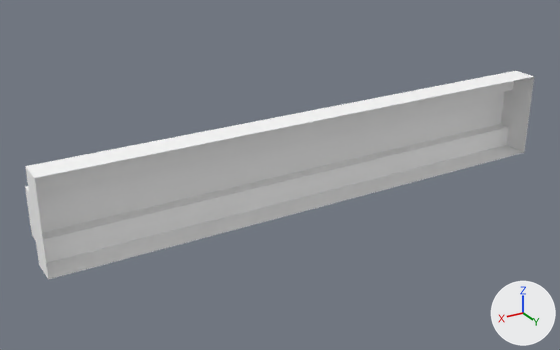
A saved change to the glTF model assets/synty/simple_fantasy_interiors/models/SM_Env_WallBeam_02.glb.
One viewpoint serves both versions: a 50 mm lens placed at (0.061, 0.0519, 0.0259), pointed at (0.0281, -0.0029, -0.0015). The lights are fixed; the arrows at lower right show +X, +Y and +Z.

The scene before the commit, as lines of its bpy script (objects in view):
```python
mat_lambert1 = principled_material('lambert1')
mat_lambert1.base_color = (1.0, 1.0, 1.0)  # white #ffffff
mat_lambert1.roughness = 0.553
me_mesh = bpy.data.meshes.new('Mesh')
me_mesh.from_pydata(...)  # 16 vertices, 26 faces; spans x 0.0..0.05, y -0.0037..0.0, z -0.0041..0.0041
me_mesh.materials.append(mat_lambert1)  # white #ffffff
ob_sm_env_wallbeam_02 = bpy.data.objects.new('SM_Env_WallBeam_02', me_mesh)
ob_sm_env_wallbeam_02.location = (0.0, 0.0, 0.0)
```
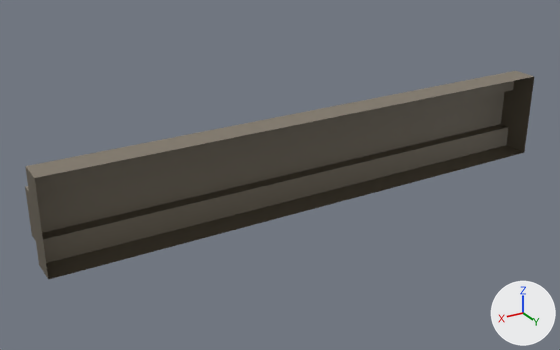
The change, as a diff of the scene's bpy script:
```diff
--- a/assets/synty/simple_fantasy_interiors/models/SM_Env_WallBeam_02.glb.py
+++ b/assets/synty/simple_fantasy_interiors/models/SM_Env_WallBeam_02.glb.py
@@ img_simplefantasyinteriorstexture @@
+img_simplefantasyinteriorstexture = load_image('SimpleFantasyInteriorsTexture', '_unpacked/SimpleFantasyInteriorsTexture', 1024, 1024, 'sRGB')
@@ mat_lambert1 @@
 mat_lambert1 = principled_material('lambert1')
-mat_lambert1.base_color = (1.0, 1.0, 1.0)  # white #ffffff
+mat_lambert1.texture = img_simplefantasyinteriorstexture
 mat_lambert1.roughness = 0.553
```

What differs and where, as boxes (x1, y1, x2, y2) in the pictures (560 x 350 px):
'SM_Env_WallBeam_02', surface changed
    both: (25, 71, 534, 280)
